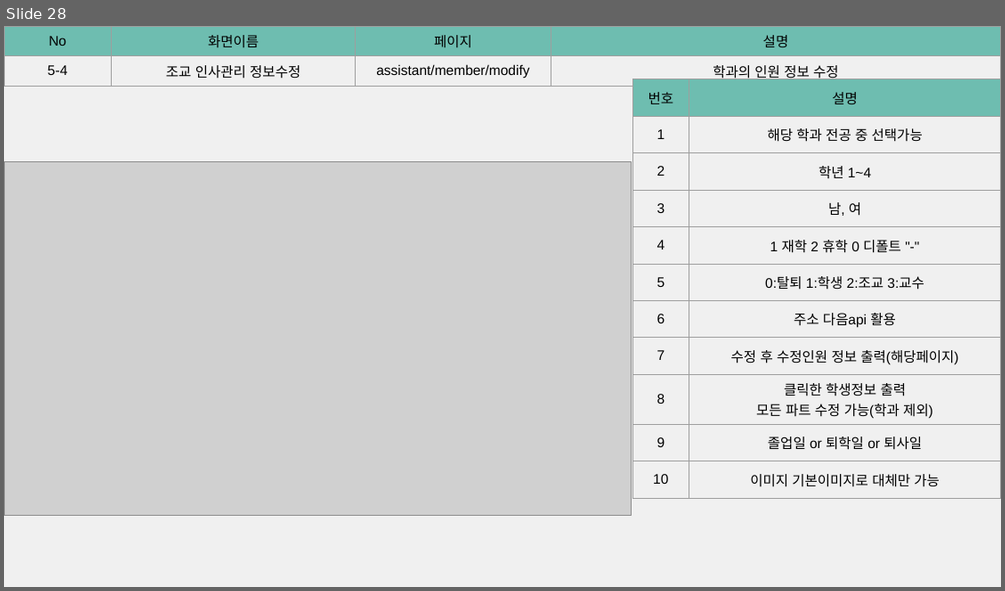
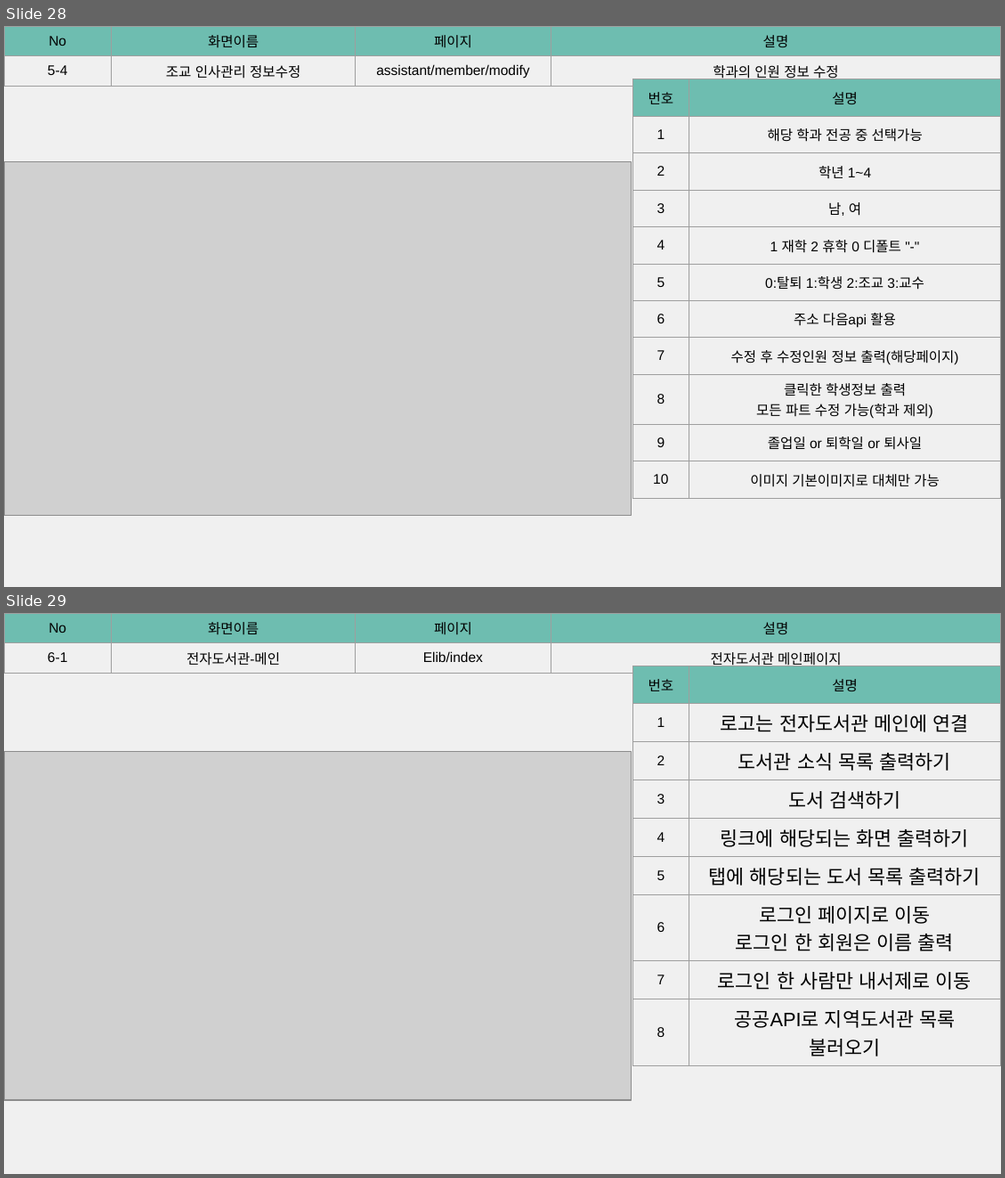
Before and after one commit to yndgow/ChimAcademy, a slide deck: 스토리보드/침대학교 스토리보드 v1.4.pptx. Shown one above the other, each under a label of ours: slide 28 before the commit, slides 28 and 29 after it. The pictures are 1005x591 and 1005x1178 pixels, drawn with LibreOffice and Linux fonts; fonts in the diff are those of the drawing; grey boxes stand for pictures. Boxes give left, top, right and bottom in pixels: in the first picture for what was removed or moved away, otherwise in the second. Text is boxed around its words. In the diff, an @@ line names an element or a change of style, - is before the commit and + after.

Commit message:
2023/03/27 스토리보드 추가 및 전자도서 부가기능 구현 중

```diff
--- a/스토리보드/침대학교 스토리보드 v1.4.pptx
+++ b/스토리보드/침대학교 스토리보드 v1.4.pptx
@@ slide 29 added at box(4, 613, 1001, 1174), background #F0F0F0 @@
@@ table added at box(4, 613, 1001, 672), 2 rows, 4 columns @@
+No | 화면이름 | 페이지 | 설명
+6-1 | 전자도서관-메인 | Elib/index | 전자도서관 메인페이지
@@ table added at box(633, 666, 1001, 1060), 9 rows, 2 columns @@
+번호 | 설명
+1 | 로고는 전자도서관 메인에 연결
+2 | 도서관 소식 목록 출력하기
+3 | 도서 검색하기
+4 | 링크에 해당되는 화면 출력하기
+5 | 탭에 해당되는 도서 목록 출력하기
+6 | 로그인 페이지로 이동 로그인 한 회원은 이름 출력
+7 | 로그인 한 사람만 내서제로 이동
+8 | 공공API로 지역도서관 목록 불러오기
@@ picture added at box(4, 752, 631, 1101) @@
```
Also in this commit, not shown: 7 other slides added, 13 other files.
